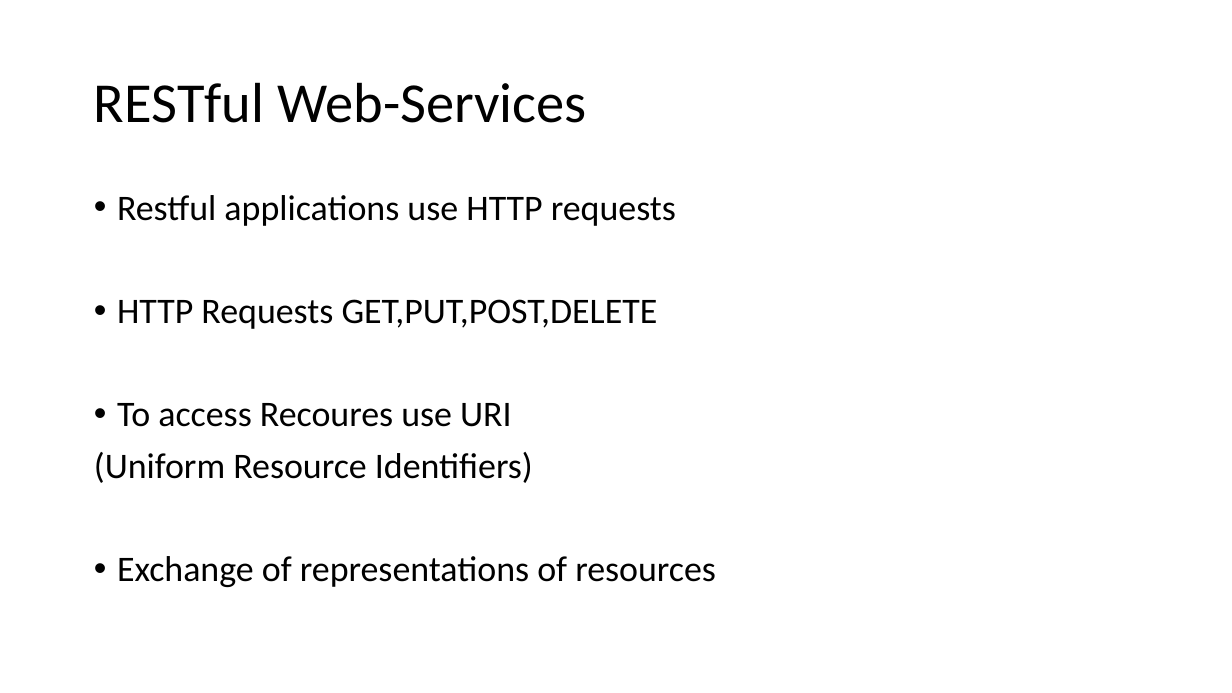
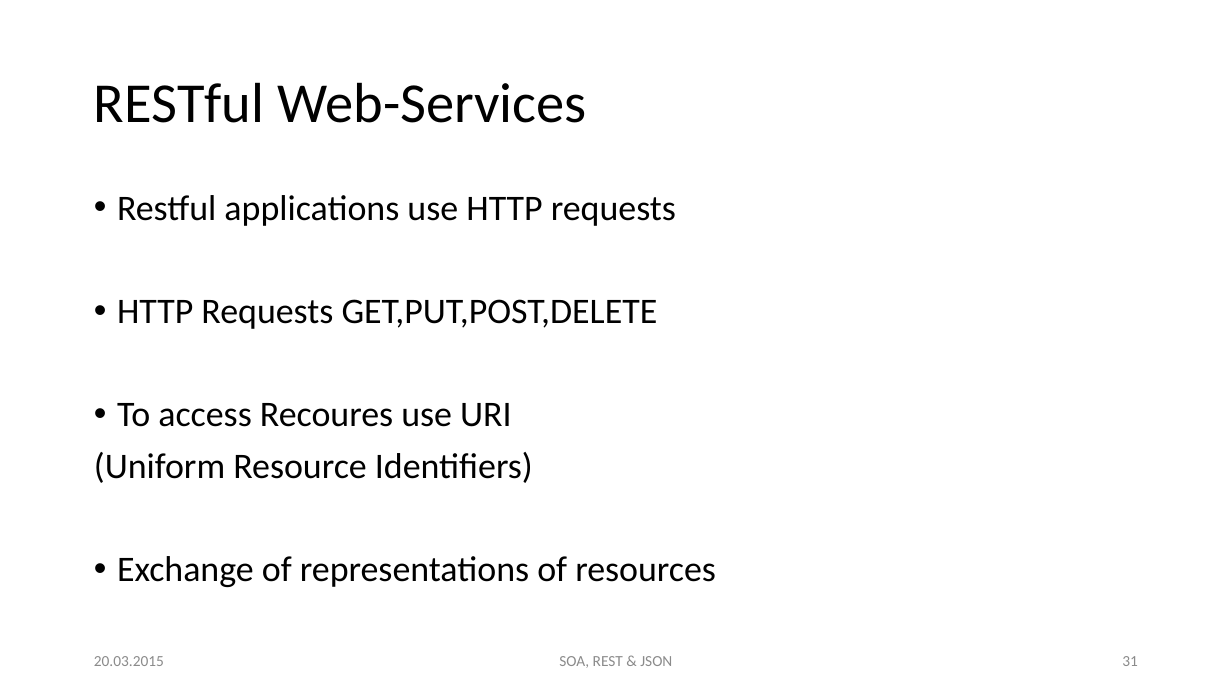
Before and after one commit to hsiegel-tgm/SOA2, a slide deck: slide 31 of p2.pptx (slide 21 before the commit). Drawn at 1232x693 pixels with LibreOffice and Linux fonts; fonts in the diff are those of the drawing. Boxes give left, top, right and bottom in pixels: in the first picture for what was removed or moved away, otherwise in the second. Text is boxed around its words. In the diff, an @@ line names an element or a change of style, - is before the commit and + after.

```diff
--- a/p2.pptx
+++ b/p2.pptx
@@ text added at <box>94,656,164,666</box>, 12 pt, text #8C8C8C @@
+20.03.2015
@@ text added at <box>559,656,672,668</box>, 12 pt, text #8C8C8C @@
+SOA, REST & JSON
@@ page number added at <box>1122,656,1138,666</box>, 12 pt, text #8C8C8C @@
+31
```
Also in this commit, not shown: 36 other slides changed, 5 slides added, 3 slides removed.
